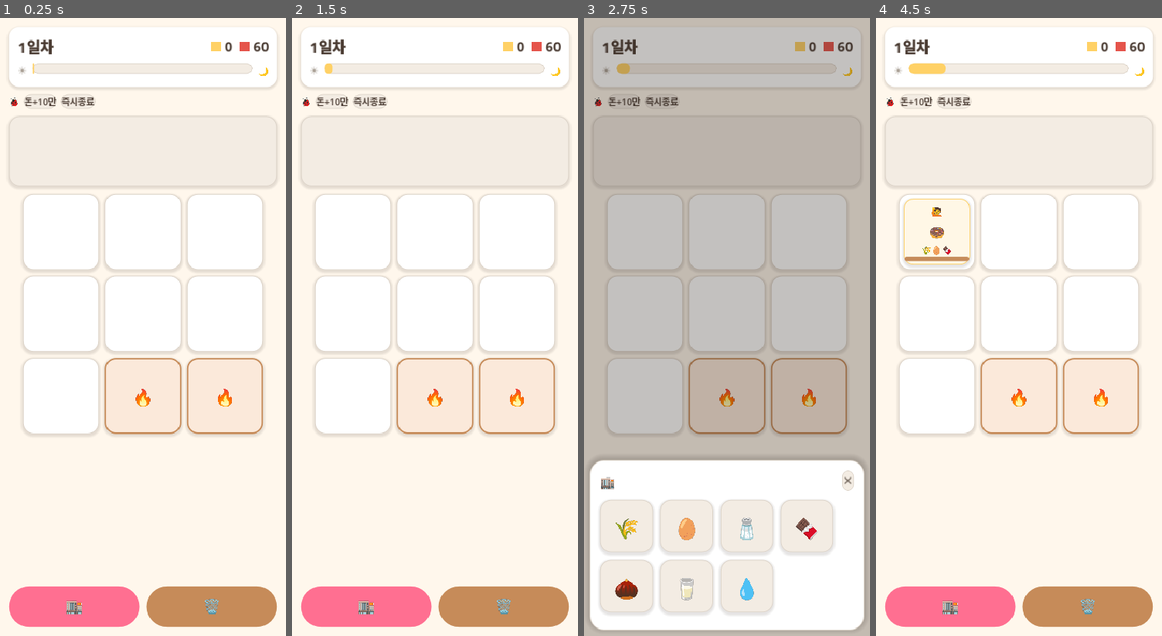
Above: before the commit, frames 1-4 (left to right).
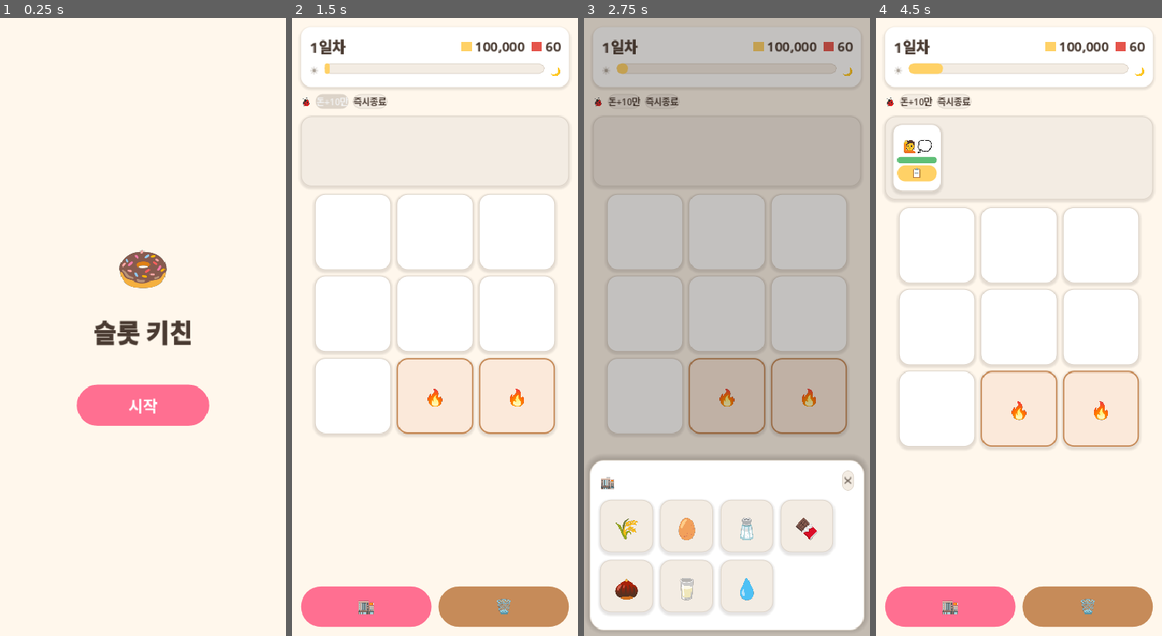
Above: after the commit, the same moments.

Repository: yellyB/game-slot-kitchen
Game: Godot game, scene res://scenes/Main.tscn
The game is run twice, just before and just after one commit, with the same random seed, the same clock (stepped at 60 frames per second) and the same inputs.
Inputs (mouse positions are in pixels of both pictures, inside the frame that each line leads up to):
- Up to frame 1 (0.25 s): no input
- Up to frame 2 (1.5 s): click (435, 407) at 0.5 s, where only the run after the commit has a clickable "시작"; click "돈+10만" at 1.25 s
- Up to frame 3 (2.75 s): click "🏬" at 2 s
- Up to frame 4 (4.5 s): click "🗑️" at 2.75 s; click "✕" at 3.5 s; click (916, 172) at 4.25 s, where only the run before the commit has a clickable "📋"

The runs differ from the first frame. In frame 1, 14% of the frame differs, in the area x 2-98%, y 3-99%; in frame 2, 0.4%; in frame 3, 0.3%; in frame 4, 10%.

Commit message:
feat: 시작(타이틀) 화면 + 화면 흐름
앱 실행 시 타이틀(🍩 로고 + [시작]) 오버레이 → [시작]에서 세션 시작.
게임오버·승리 패널 버튼을 [처음으로]로 바꿔 타이틀 복귀. TitleScreen 컴포넌트.

Co-Authored-By: Claude Opus 4.8 (1M context) <noreply@anthropic.com>

Diff:
--- a/scripts/main.gd
+++ b/scripts/main.gd
@@ -8,6 +8,7 @@
 var _cooking: Cooking
 var _backdrop: ColorRect
 var _session: Session
+var _title: TitleScreen
 
 var _warehouse_btn: Button
 var _trash_btn: TrashButton
@@ -86,7 +87,20 @@
 	_session.day_started.connect(_on_day_started)
 	_session.day_ended.connect(_on_day_ended)
 	add_child(_session)
+
+	# 시작(타이틀) 화면 — 앱 실행 시 게임 위에 덮음. [시작] → 게임 시작.
+	_title = TitleScreen.new()
+	_title.start_pressed.connect(_start_game)
+	add_child(_title)
+
+
+func _start_game() -> void:
+	_title.hide()
 	_session.start_run()
+
+
+func _show_title() -> void:
+	_title.show()
 
 
 # ── 상단바: 일차·돈·가게세 + 영업시간 바 ──────────────────────
@@ -398,7 +412,7 @@
 		Modal.open(self) \
 			.title("승리! 🎉") \
 			.row("%d일 완주" % Config.DAYS_TO_WIN, Palette.SUCCESS) \
-			.button("다시 시작", _session.start_run)
+			.button("처음으로", _show_title)
 	elif summary["passed"]:
 		Modal.open(self) \
 			.title("%d일차 마감" % summary["day"]) \
@@ -413,7 +427,7 @@
 			.title("폐업 😢") \
 			.row("%d일차에서 끝" % summary["day"]) \
 			.row("매출 %d < 가게세 %d" % [summary["revenue"], summary["rent"]], Palette.DANGER) \
-			.button("다시 시작", _session.start_run)
+			.button("처음으로", _show_title)
 
 
 ## 결과 → 인터세션 상점 (슬롯 확장 등) → [영업 시작] → 다음 세션.
--- /dev/null
+++ b/scripts/title_screen.gd
@@ -0,0 +1,50 @@
+class_name TitleScreen
+extends Control
+## 시작(타이틀) 화면 — 로고 + [시작]. 앱 실행/재시작 시 게임 위에 덮음.
+## [시작] → start_pressed. main이 받아 세션 시작.
+
+signal start_pressed
+
+func _ready() -> void:
+	set_anchors_and_offsets_preset(Control.PRESET_FULL_RECT)
+	z_index = 400
+	mouse_filter = Control.MOUSE_FILTER_STOP
+
+	var bg := ColorRect.new()
+	bg.color = Palette.COCOA_50
+	bg.set_anchors_and_offsets_preset(Control.PRESET_FULL_RECT)
+	add_child(bg)
+
+	var center := CenterContainer.new()
+	center.set_anchors_and_offsets_preset(Control.PRESET_FULL_RECT)
+	add_child(center)
+
+	var v := VBoxContainer.new()
+	v.alignment = BoxContainer.ALIGNMENT_CENTER
+	v.add_theme_constant_override("separation", 18)
+	center.add_child(v)
+
+	var logo := UI.label("🍩", 72)
+	logo.horizontal_alignment = HORIZONTAL_ALIGNMENT_CENTER
+	v.add_child(logo)
+
+	var title := UI.label("슬롯 키친", 34, Palette.COCOA_800, true)
+	title.horizontal_alignment = HORIZONTAL_ALIGNMENT_CENTER
+	v.add_child(title)
+
+	var spacer := Control.new()
+	spacer.custom_minimum_size = Vector2(0, 12)
+	v.add_child(spacer)
+
+	var start := Button.new()
+	start.text = "시작"
+	start.custom_minimum_size = Vector2(180, 56)
+	start.add_theme_font_size_override("font_size", 22)
+	start.add_theme_color_override("font_color", Palette.WHITE)
+	start.add_theme_color_override("font_hover_color", Palette.WHITE)
+	start.add_theme_color_override("font_pressed_color", Palette.WHITE)
+	start.add_theme_stylebox_override("normal", UI.chip(Palette.MAIN))
+	start.add_theme_stylebox_override("hover", UI.chip(Palette.MAIN.lightened(0.08)))
+	start.add_theme_stylebox_override("pressed", UI.chip(Palette.MAIN.darkened(0.1)))
+	start.pressed.connect(func(): start_pressed.emit())
+	v.add_child(start)
Not shown, added: scripts/title_screen.gd.uid
